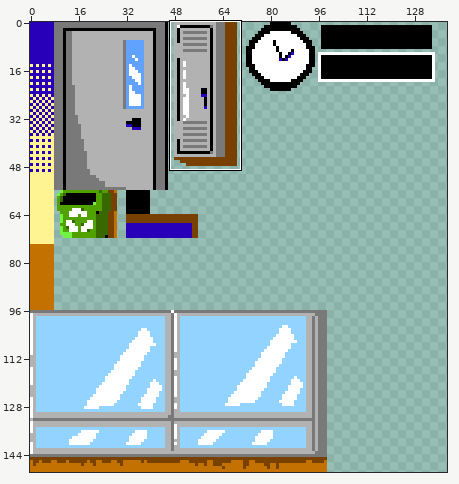
A pixel-art file gets an edit: Concept/tilemap.aseprite. The first picture is a wide view before the edit; the outline marks the close-up.
Close-up. The starting point:
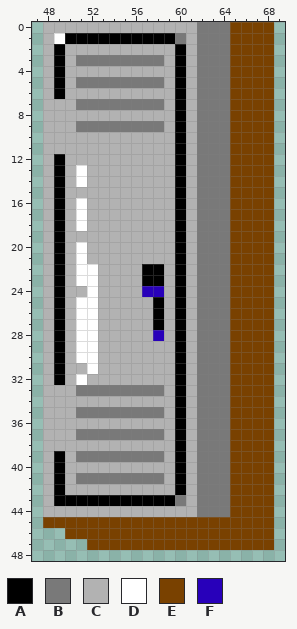
150x150 pixels, 1 frame. Shown: x 47..69, y 0..48. The wide view leaves out empty margins. The commit also changed other parts of the picture, which this record leaves out.
Palette (. is transparent): A #000000  B #797979  C #b2b2b2  D #ffffff  E #794100  F #2800ba
And afterwards:
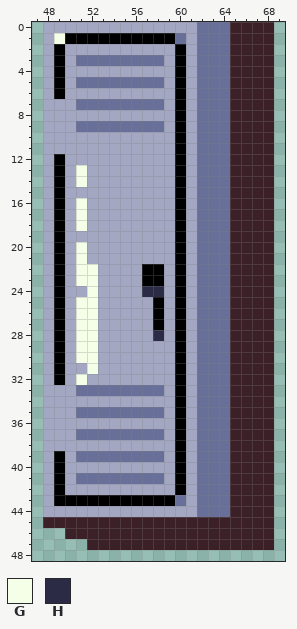
Colours new in this view: G #f5ffe8  H #2b2b45
Changes in this commit:
layer "door" removed
Colour B changes from #797979 to #686f99.
Colour C changes from #b2b2b2 to #a3a7c2.
Colour E changes from #794100 to #3b2027.
Layer "Layer 1":
Colour G replaces colour D in row 1 at x 49; in rows 13 to 14 at x 51; in rows 16 to 18 at x 51; in rows 20 to 21 at x 51; in rows 22 to 23 at x 51 to 52; in row 24 at x 52.
Colour G replaces colour D in rows 25 to 30 at x 51 to 52; in row 31 at x 52; in row 32 at x 51.
Colour H replaces colour F in row 24 at x 57 to 58; in row 28 at x 58.
